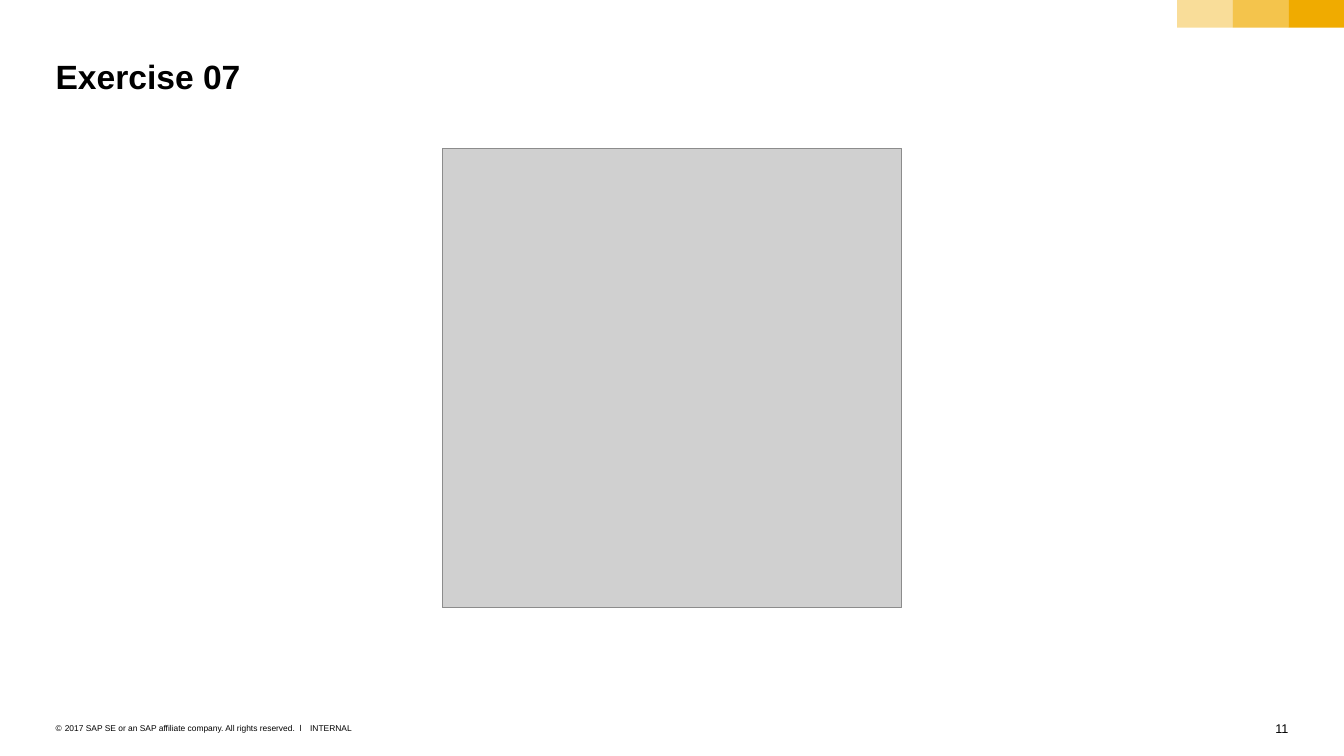
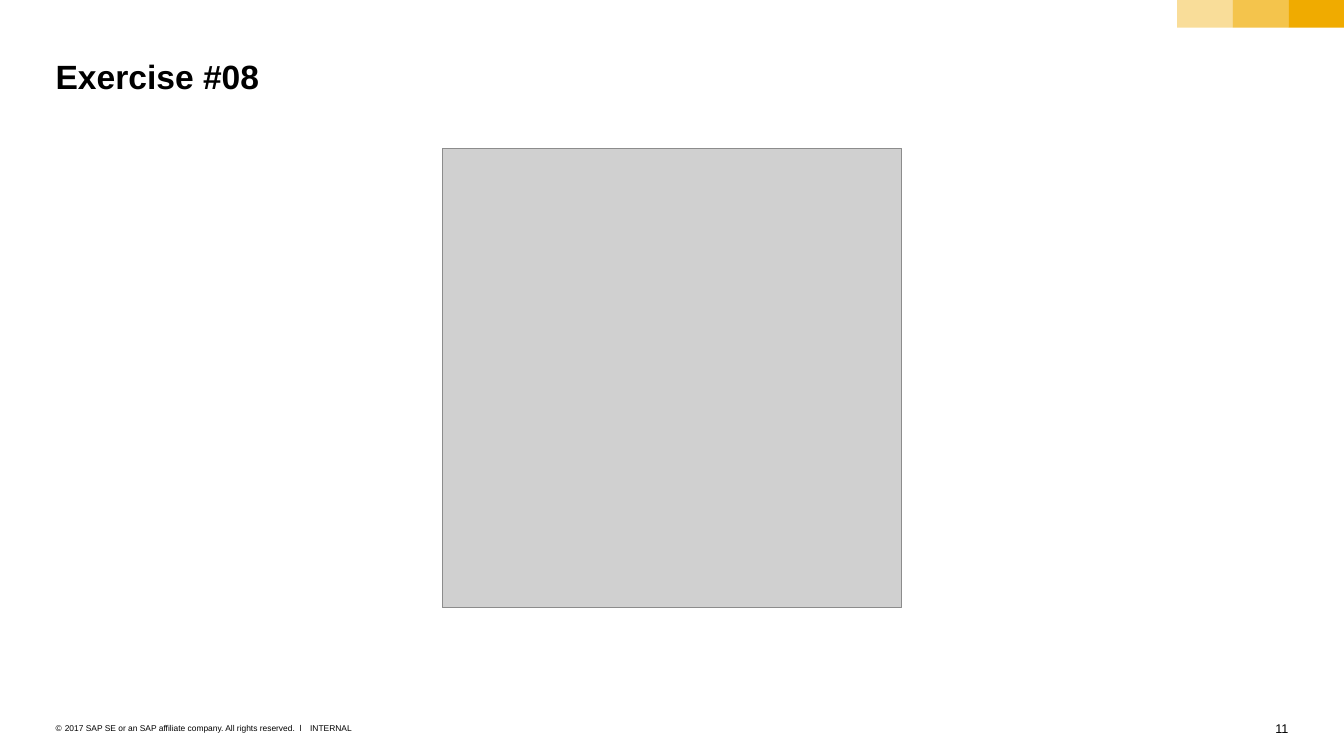
Before and after one commit to cuijiyao01/docker-k8s-training, a slide deck: slide 11 of kubernetes/10_statefulset.pptx. Drawn at 1344x756 pixels with LibreOffice and Linux fonts; fonts in the diff are those of the drawing; grey boxes stand for pictures. Boxes give left, top, right and bottom in pixels: in the first picture for what was removed or moved away, otherwise in the second. Text is boxed around its words. In the diff, an @@ line names an element or a change of style, - is before the commit and + after.

Commit message:
fixed exercise numbering

```diff
--- a/kubernetes/10_statefulset.pptx
+++ b/kubernetes/10_statefulset.pptx
@@ title at (x1=56, y1=64, x2=259, y2=90): text changed @@
-Exercise 07
+Exercise #08
```
Also in this commit, not shown: 3 other files.
